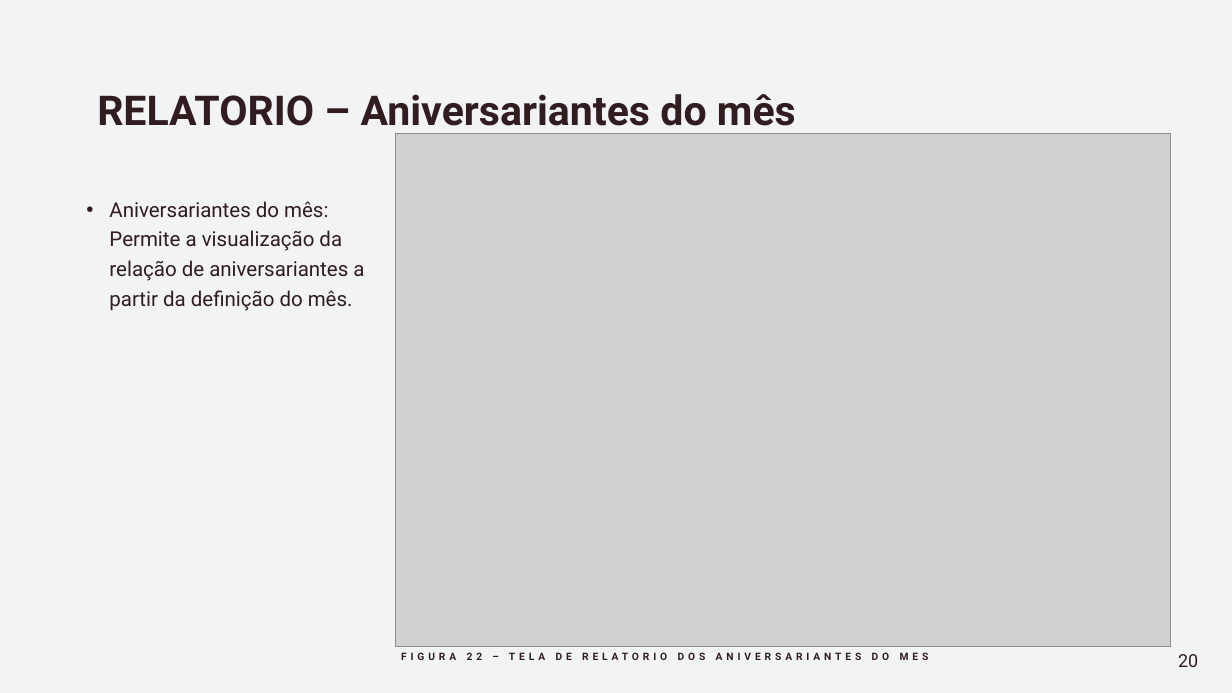
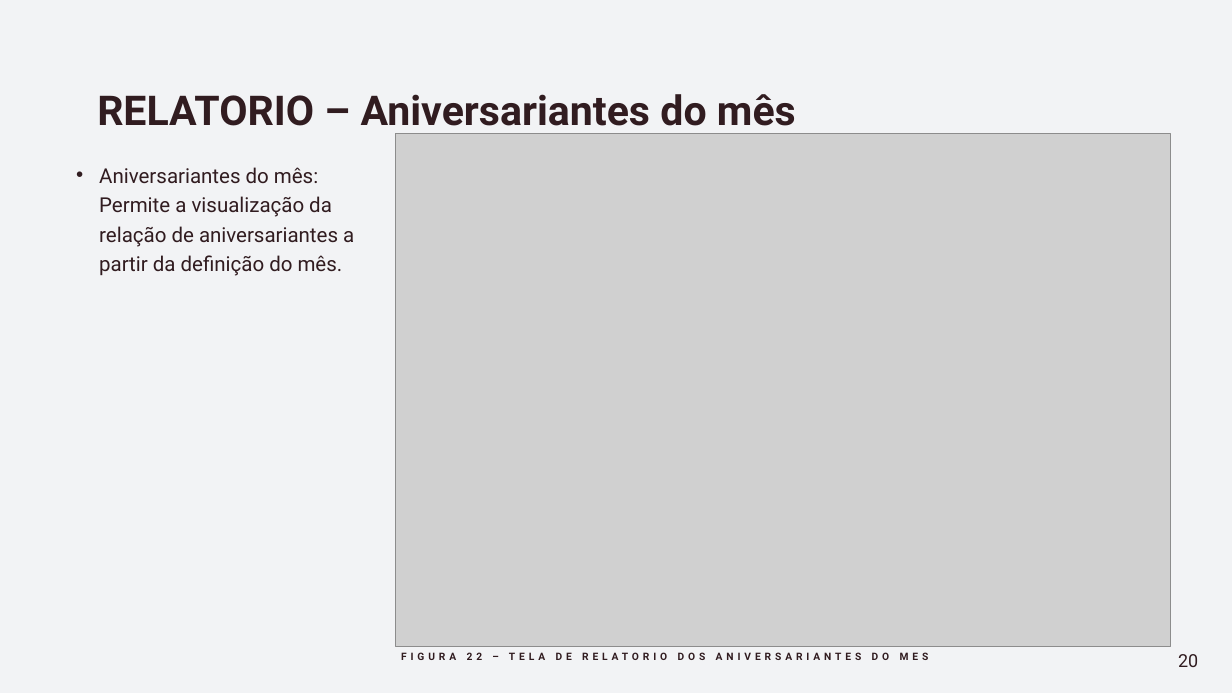
Before and after one commit to eder-ferreira/academia, a slide deck: slide 20 of Documentos/Apresentação -Gestão de Academia.pptx. Drawn at 1232x693 pixels with LibreOffice and Linux fonts; fonts in the diff are those of the drawing; grey boxes stand for pictures. Boxes give left, top, right and bottom in pixels: in the first picture for what was removed or moved away, otherwise in the second. Text is boxed around its words. In the diff, an @@ line names an element or a change of style, - is before the commit and + after.

```diff
--- a/Documentos/Apresentação -Gestão de Academia.pptx
+++ b/Documentos/Apresentação -Gestão de Academia.pptx
@@ text "Aniversariantes do mês: Permite a ...": place and size @@
-text "Aniversariantes do mês: Permite a ..." at box(109, 201, 364, 311)
+text "Aniversariantes do mês: Permite a ..." at box(99, 167, 354, 276)
```
Also in this commit, not shown: 7 other slides changed, 18 other files.
